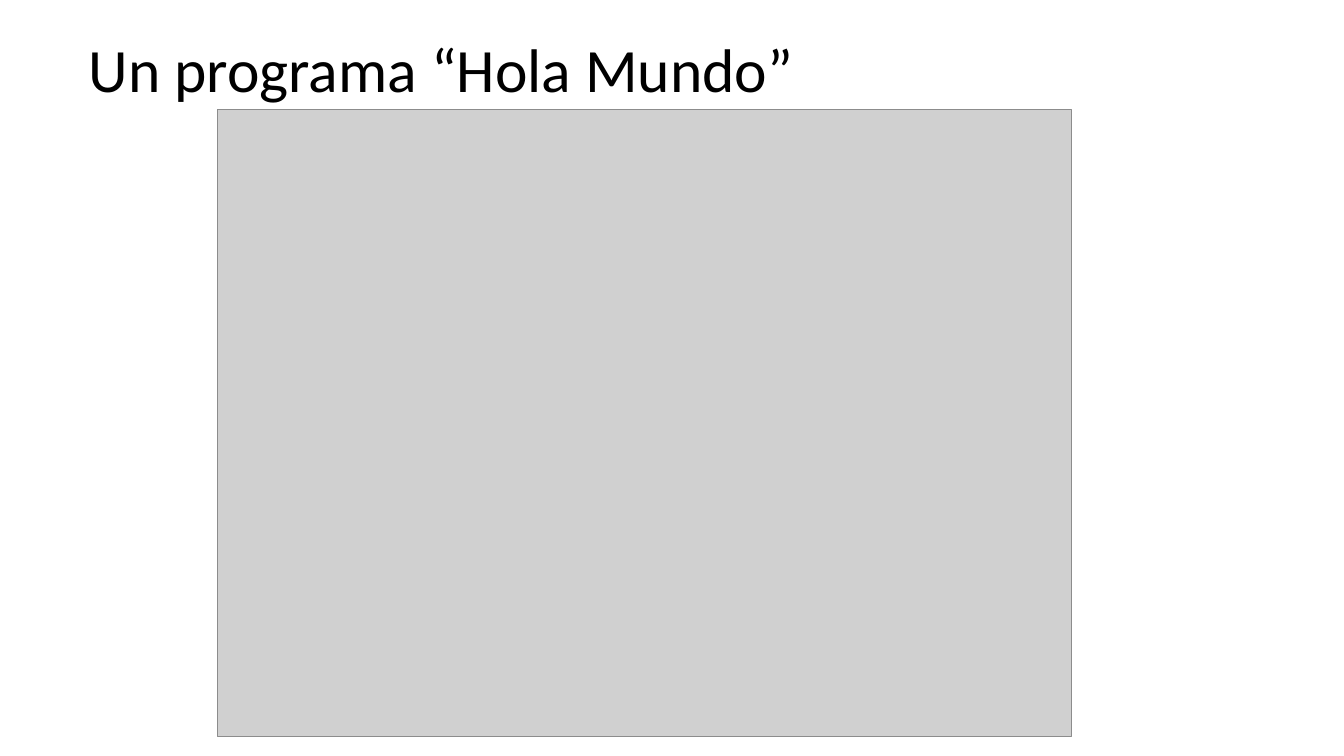
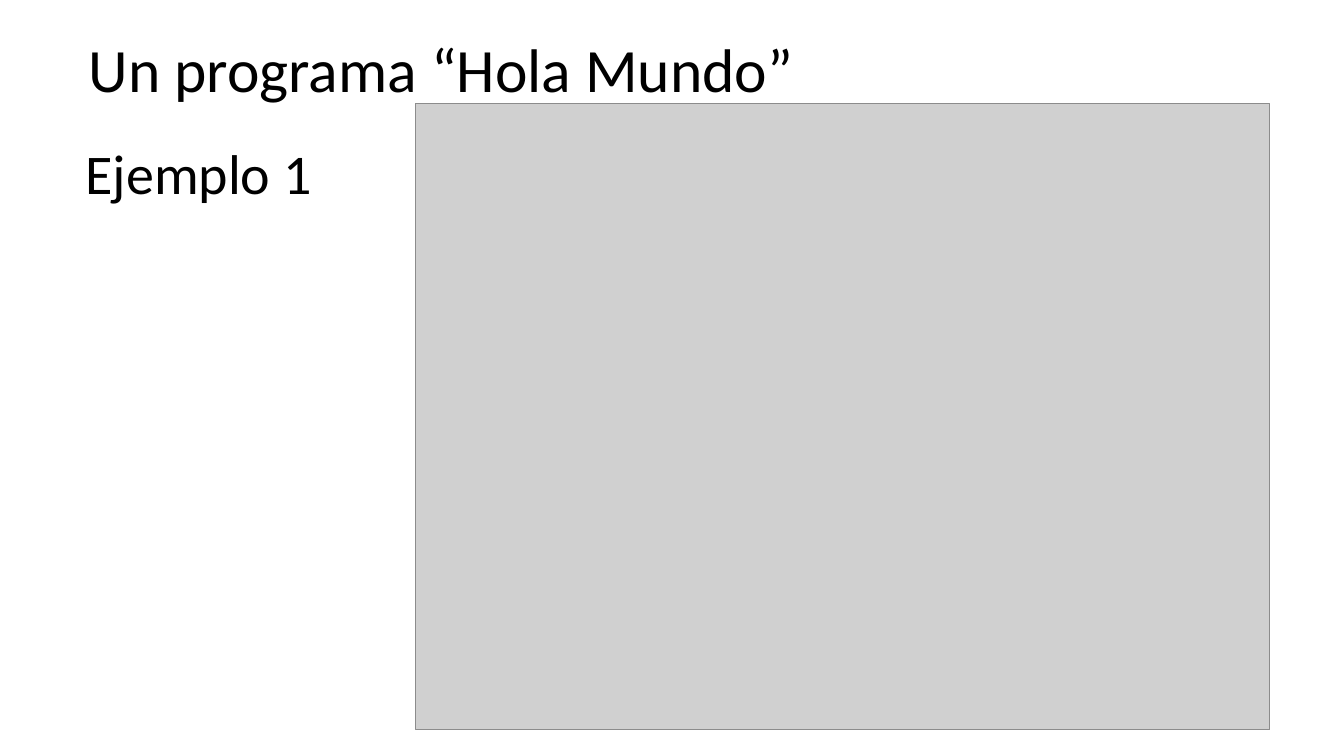
Before and after one commit to programacionestructurada/2021-2, a slide deck: slide 8 of U1_Introduccion_a_la_programacion/Unidad_01_Introduccion_a_la_programacion_2.pptx. Drawn at 1344x756 pixels with LibreOffice and Linux fonts; fonts in the diff are those of the drawing; grey boxes stand for pictures. Boxes give left, top, right and bottom in pixels: in the first picture for what was removed or moved away, otherwise in the second. Text is boxed around its words. In the diff, an @@ line names an element or a change of style, - is before the commit and + after.

```diff
--- a/U1_Introduccion_a_la_programacion/Unidad_01_Introduccion_a_la_programacion_2.pptx
+++ b/U1_Introduccion_a_la_programacion/Unidad_01_Introduccion_a_la_programacion_2.pptx
@@ picture: place and size @@
-picture at [218,110,1072,737]
+picture at [416,103,1270,730]
@@ text added at [86,155,311,204], 40 pt, text #000000 @@
+Ejemplo 1
```
Also in this commit, not shown: 18 other slides changed, 1 slide added, 1 slide removed.
